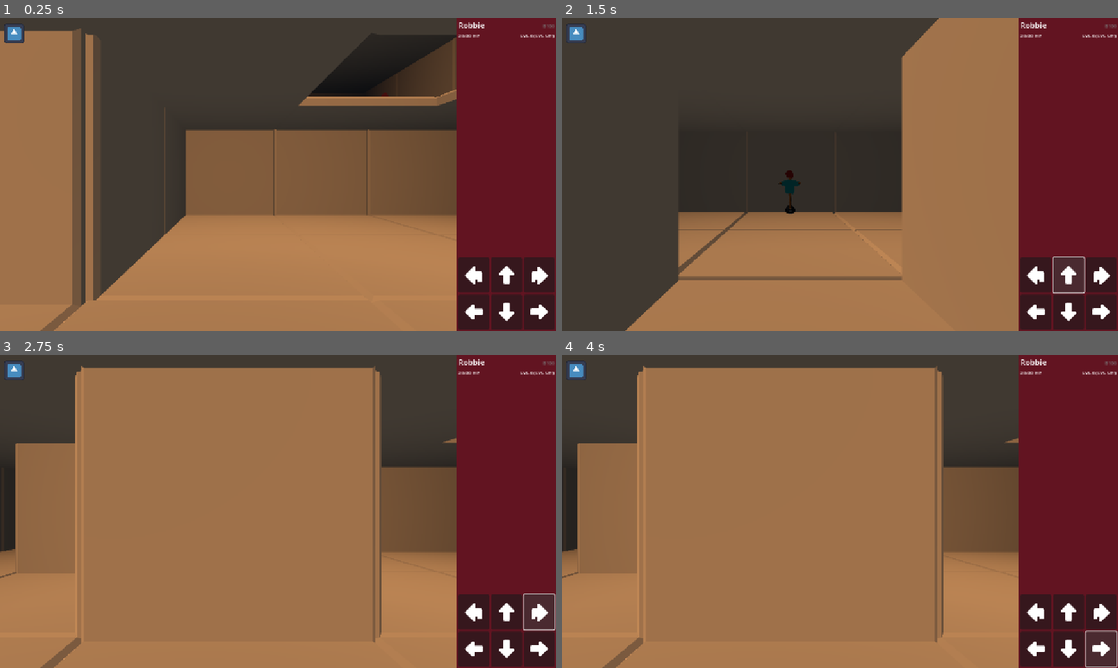
Above: before the commit, frames 1-4 (two rows, left to right).
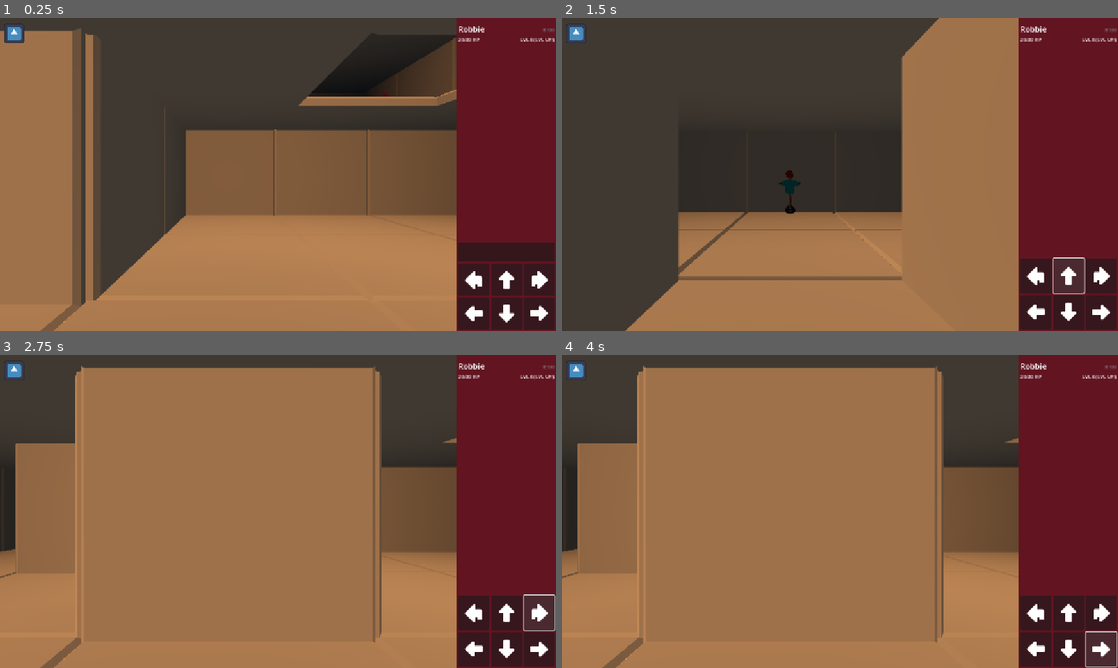
Above: after the commit, the same moments.

Repository: local-minimum/geriatric-crawler
Game: Godot game, scene res://main.tscn
The game is run twice, just before and just after one commit, with the same random seed, the same clock (stepped at 60 frames per second) and the same inputs. The engine's default icon, where the game draws it, is replaced by a stand-in: a white triangle on a blue panel in a dark square.
Inputs (mouse positions are in pixels of both pictures, inside the frame that each line leads up to; where the layout moved, square brackets give the same spot in the first picture):
- Up to frame 1 (0.25 s): no input
- Up to frame 2 (1.5 s): click (1034, 277) [1034, 274] at 0.5 s; click (1067, 274) at 1.25 s
- Up to frame 3 (2.75 s): click (539, 611) at 2 s
- Up to frame 4 (4 s): click (1034, 649) at 2.75 s; click (1101, 649) at 3.5 s

The runs differ from the first frame. In frame 1, 1.9% of the frame differs, in the area x 82-100%, y 1-98%; in frame 2, 0.7%; in frame 3, 0.7%; in frame 4, 0.6%.

Commit message:
initiate work on compass

Diff:
--- a/scenes/ui/exploration_ui.tscn
+++ b/scenes/ui/exploration_ui.tscn
@@ -1,8 +1,10 @@
-[gd_scene load_steps=9 format=3 uid="uid://d3iceirfj21qw"]
+[gd_scene load_steps=11 format=3 uid="uid://d3iceirfj21qw"]
 
 [ext_resource type="Script" uid="uid://dng6kx20nqasv" path="res://scripts/ui/exploration_ui.gd" id="1_jvesw"]
 [ext_resource type="Texture2D" uid="uid://37t534r3ua0p" path="res://sprites/kenny game icons/open-xflipped.png" id="2_m3jmt"]
 [ext_resource type="Script" uid="uid://ds0xko5iuludm" path="res://scripts/ui/exploration_robot_ui.gd" id="2_rfm22"]
+[ext_resource type="Script" uid="uid://b8urty4ia3p2j" path="res://scripts/ui/compass_ui.gd" id="3_4stpx"]
+[ext_resource type="Texture2D" uid="uid://bwji56lm10win" path="res://sprites/buttons/separator.png" id="3_eifl5"]
 [ext_resource type="Texture2D" uid="uid://cev0382nhv46i" path="res://sprites/kenny game icons/arrowUp.png" id="3_rfm22"]
 [ext_resource type="Texture2D" uid="uid://davhidpjbpjq2" path="res://sprites/kenny game icons/open.png" id="4_eifl5"]
 [ext_resource type="Texture2D" uid="uid://bowjve07f2wq0" path="res://sprites/kenny game icons/arrowLeft.png" id="5_4stpx"]
@@ -42,6 +44,11 @@
 [node name="VBoxContainer" type="VBoxContainer" parent="MarginContainer"]
 layout_mode = 2
 theme_override_constants/separation = 4
+
+[node name="Top Margin" type="Control" parent="MarginContainer/VBoxContainer"]
+custom_minimum_size = Vector2(0, 4)
+layout_mode = 2
+size_flags_stretch_ratio = 3.0
 
 [node name="RobotInfo" type="VBoxContainer" parent="MarginContainer/VBoxContainer" node_paths=PackedStringArray("_exploration_ui", "_name_label", "_model_label", "_health_label", "_level_label")]
 layout_mode = 2
@@ -102,6 +109,348 @@
 layout_mode = 2
 size_flags_vertical = 3
 size_flags_stretch_ratio = 3.0
+
+[node name="CompassModule" type="ColorRect" parent="MarginContainer/VBoxContainer" node_paths=PackedStringArray("exploration_ui", "cardinal_north", "cardinal_south", "cardinal_west", "cardinal_east", "cardinal_up", "cardinal_down", "spacers_north_west", "spacers_north_east", "spacers_south_west", "spacers_south_east", "spacers_north_up", "spacers_south_up", "spacers_west_up", "spacers_east_up", "spacers_north_down", "spacers_south_down", "spacers_west_down", "spacers_east_down")]
+clip_contents = true
+custom_minimum_size = Vector2(0, 40)
+layout_mode = 2
+color = Color(0.09, 0.09, 0.09, 0.6)
+script = ExtResource("3_4stpx")
+exploration_ui = NodePath("../../..")
+cardinal_north = NodePath("MarginContainer/Control/Cardinal Label N")
+cardinal_south = NodePath("MarginContainer/Control/Cardinal Label S")
+cardinal_west = NodePath("MarginContainer/Control/Cardinal Label W")
+cardinal_east = NodePath("MarginContainer/Control/Cardinal Label E")
+cardinal_up = NodePath("MarginContainer/Control/Cardinal Label U")
+cardinal_down = NodePath("MarginContainer/Control/Cardinal Label D")
+spacers_north_west = [NodePath("MarginContainer/Control/Marker NNW"), NodePath("MarginContainer/Control/Marker NWW")]
+spacers_north_east = [NodePath("MarginContainer/Control/Marker NNE"), NodePath("MarginContainer/Control/Marker NEE")]
+spacers_south_west = [NodePath("MarginContainer/Control/Marker SSW"), NodePath("MarginContainer/Control/Marker SWW")]
+spacers_south_east = [NodePath("MarginContainer/Control/Marker SSE"), NodePath("MarginContainer/Control/Marker SEE")]
+spacers_north_up = [NodePath("MarginContainer/Control/Marker NNU"), NodePath("MarginContainer/Control/Marker NUU")]
+spacers_south_up = [NodePath("MarginContainer/Control/Marker SSU"), NodePath("MarginContainer/Control/Marker SUU")]
+spacers_west_up = [NodePath("MarginContainer/Control/Marker WWU"), NodePath("MarginContainer/Control/Marker WUU")]
+spacers_east_up = [NodePath("MarginContainer/Control/Marker EEU"), NodePath("MarginContainer/Control/Marker EUU")]
+spacers_north_down = [NodePath("MarginContainer/Control/Marker NND"), NodePath("MarginContainer/Control/Marker NDD")]
+spacers_south_down = [NodePath("MarginContainer/Control/Marker SSD"), NodePath("MarginContainer/Control/Marker SDD")]
+spacers_west_down = [NodePath("MarginContainer/Control/Marker WWD"), NodePath("MarginContainer/Control/Marker WDD")]
+spacers_east_down = [NodePath("MarginContainer/Control/Marker EED"), NodePath("MarginContainer/Control/Marker EDD")]
+
+[node name="MarginContainer" type="MarginContainer" parent="MarginContainer/VBoxContainer/CompassModule"]
+layout_mode = 1
+anchors_preset = 15
+anchor_right = 1.0
+anchor_bottom = 1.0
+grow_horizontal = 2
+grow_vertical = 2
+theme_override_constants/margin_left = 4
+theme_override_constants/margin_top = 2
+theme_override_constants/margin_right = 4
+theme_override_constants/margin_bottom = 2
+
+[node name="Control" type="Control" parent="MarginContainer/VBoxContainer/CompassModule/MarginContainer"]
+clip_contents = true
+layout_mode = 2
+
+[node name="Cardinal Label N" type="Label" parent="MarginContainer/VBoxContainer/CompassModule/MarginContainer/Control"]
+layout_mode = 1
+anchors_preset = 4
+anchor_top = 0.5
+anchor_bottom = 0.5
+offset_top = -11.5
+offset_right = 23.0
+offset_bottom = 11.5
+grow_vertical = 2
+theme_override_font_sizes/font_size = 20
+text = "N"
+horizontal_alignment = 1
+vertical_alignment = 1
+
+[node name="Cardinal Label S" type="Label" parent="MarginContainer/VBoxContainer/CompassModule/MarginContainer/Control"]
+layout_mode = 1
+anchors_preset = 4
+anchor_top = 0.5
+anchor_bottom = 0.5
+offset_top = -11.5
+offset_right = 23.0
+offset_bottom = 11.5
+grow_vertical = 2
+theme_override_font_sizes/font_size = 20
+text = "S"
+horizontal_alignment = 1
+vertical_alignment = 1
+
+[node name="Cardinal Label W" type="Label" parent="MarginContainer/VBoxContainer/CompassModule/MarginContainer/Control"]
+layout_mode = 1
+anchors_preset = 4
+anchor_top = 0.5
+anchor_bottom = 0.5
+offset_top = -11.5
+offset_right = 23.0
+offset_bottom = 11.5
+grow_vertical = 2
+theme_override_font_sizes/font_size = 20
+text = "W"
+horizontal_alignment = 1
+vertical_alignment = 1
+
+[node name="Cardinal Label E" type="Label" parent="MarginContainer/VBoxContainer/CompassModule/MarginContainer/Control"]
+layout_mode = 1
+anchors_preset = 4
+anchor_top = 0.5
+anchor_bottom = 0.5
+offset_top = -11.5
+offset_right = 23.0
+offset_bottom = 11.5
+grow_vertical = 2
+theme_override_font_sizes/font_size = 20
+text = "E"
+horizontal_alignment = 1
+vertical_alignment = 1
+
+[node name="Cardinal Label U" type="Label" parent="MarginContainer/VBoxContainer/CompassModule/MarginContainer/Control"]
+layout_mode = 1
+anchors_preset = 4
+anchor_top = 0.5
+anchor_bottom = 0.5
+offset_top = -11.5
+offset_right = 23.0
+offset_bottom = 11.5
+grow_vertical = 2
+theme_override_font_sizes/font_size = 20
+text = "U"
+horizontal_alignment = 1
+vertical_alignment = 1
+
+[node name="Cardinal Label D" type="Label" parent="MarginContainer/VBoxContainer/CompassModule/MarginContainer/Control"]
+layout_mode = 1
+anchors_preset = 4
+anchor_top = 0.5
+anchor_bottom = 0.5
+offset_top = -11.5
+offset_right = 23.0
+offset_bottom = 11.5
+grow_vertical = 2
+theme_override_font_sizes/font_size = 20
+text = "D"
+horizontal_alignment = 1
+vertical_alignment = 1
+
+[node name="Marker NNE" type="TextureRect" parent="MarginContainer/VBoxContainer/CompassModule/MarginContainer/Control"]
+visible = false
+layout_mode = 0
+offset_right = 6.0
+offset_bottom = 6.0
+texture = ExtResource("3_eifl5")
+expand_mode = 3
+stretch_mode = 5
+
+[node name="Marker NEE" type="TextureRect" parent="MarginContainer/VBoxContainer/CompassModule/MarginContainer/Control"]
+visible = false
+layout_mode = 0
+offset_right = 6.0
+offset_bottom = 6.0
+texture = ExtResource("3_eifl5")
+expand_mode = 3
+stretch_mode = 5
+
+[node name="Marker SEE" type="TextureRect" parent="MarginContainer/VBoxContainer/CompassModule/MarginContainer/Control"]
+visible = false
+layout_mode = 0
+offset_right = 6.0
+offset_bottom = 6.0
+texture = ExtResource("3_eifl5")
+expand_mode = 3
+stretch_mode = 5
+
+[node name="Marker SSE" type="TextureRect" parent="MarginContainer/VBoxContainer/CompassModule/MarginContainer/Control"]
+visible = false
+layout_mode = 0
+offset_right = 6.0
+offset_bottom = 6.0
+texture = ExtResource("3_eifl5")
+expand_mode = 3
+stretch_mode = 5
+
+[node name="Marker SSW" type="TextureRect" parent="MarginContainer/VBoxContainer/CompassModule/MarginContainer/Control"]
+visible = false
+layout_mode = 0
+offset_right = 6.0
+offset_bottom = 6.0
+texture = ExtResource("3_eifl5")
+expand_mode = 3
+stretch_mode = 5
+
+[node name="Marker SWW" type="TextureRect" parent="MarginContainer/VBoxContainer/CompassModule/MarginContainer/Control"]
+visible = false
+layout_mode = 0
+offset_right = 6.0
+offset_bottom = 6.0
+texture = ExtResource("3_eifl5")
+expand_mode = 3
+stretch_mode = 5
+
+[node name="Marker NWW" type="TextureRect" parent="MarginContainer/VBoxContainer/CompassModule/MarginContainer/Control"]
+visible = false
+layout_mode = 0
+offset_right = 6.0
+offset_bottom = 6.0
+texture = ExtResource("3_eifl5")
+expand_mode = 3
+stretch_mode = 5
+
+[node name="Marker NNW" type="TextureRect" parent="MarginContainer/VBoxContainer/CompassModule/MarginContainer/Control"]
+visible = false
+layout_mode = 0
+offset_right = 6.0
+offset_bottom = 6.0
+texture = ExtResource("3_eifl5")
+expand_mode = 3
+stretch_mode = 5
+
+[node name="Marker NNU" type="TextureRect" parent="MarginContainer/VBoxContainer/CompassModule/MarginContainer/Control"]
+visible = false
+layout_mode = 0
+offset_right = 6.0
+offset_bottom = 6.0
+texture = ExtResource("3_eifl5")
+expand_mode = 3
+stretch_mode = 5
+
+[node name="Marker NUU" type="TextureRect" parent="MarginContainer/VBoxContainer/CompassModule/MarginContainer/Control"]
+visible = false
+layout_mode = 0
+offset_right = 6.0
+offset_bottom = 6.0
+texture = ExtResource("3_eifl5")
+expand_mode = 3
+stretch_mode = 5
+
+[node name="Marker SUU" type="TextureRect" parent="MarginContainer/VBoxContainer/CompassModule/MarginContainer/Control"]
+visible = false
+layout_mode = 0
+offset_right = 6.0
+offset_bottom = 6.0
+texture = ExtResource("3_eifl5")
+expand_mode = 3
+stretch_mode = 5
+
+[node name="Marker SSU" type="TextureRect" parent="MarginContainer/VBoxContainer/CompassModule/MarginContainer/Control"]
+visible = false
+layout_mode = 0
+offset_right = 6.0
+offset_bottom = 6.0
+texture = ExtResource("3_eifl5")
+expand_mode = 3
+stretch_mode = 5
+
+[node name="Marker WWU" type="TextureRect" parent="MarginContainer/VBoxContainer/CompassModule/MarginContainer/Control"]
+visible = false
+layout_mode = 0
+offset_right = 6.0
+offset_bottom = 6.0
+texture = ExtResource("3_eifl5")
+expand_mode = 3
+stretch_mode = 5
+
+[node name="Marker WUU" type="TextureRect" parent="MarginContainer/VBoxContainer/CompassModule/MarginContainer/Control"]
+visible = false
+layout_mode = 0
+offset_right = 6.0
+offset_bottom = 6.0
+texture = ExtResource("3_eifl5")
+expand_mode = 3
+stretch_mode = 5
+
+[node name="Marker EUU" type="TextureRect" parent="MarginContainer/VBoxContainer/CompassModule/MarginContainer/Control"]
+visible = false
+layout_mode = 0
+offset_right = 6.0
+offset_bottom = 6.0
+texture = ExtResource("3_eifl5")
+expand_mode = 3
+stretch_mode = 5
+
+[node name="Marker EEU" type="TextureRect" parent="MarginContainer/VBoxContainer/CompassModule/MarginContainer/Control"]
+visible = false
+layout_mode = 0
+offset_right = 6.0
+offset_bottom = 6.0
+texture = ExtResource("3_eifl5")
+expand_mode = 3
+stretch_mode = 5
+
+[node name="Marker NND" type="TextureRect" parent="MarginContainer/VBoxContainer/CompassModule/MarginContainer/Control"]
+visible = false
+layout_mode = 0
+offset_right = 6.0
+offset_bottom = 6.0
+texture = ExtResource("3_eifl5")
+expand_mode = 3
+stretch_mode = 5
+
+[node name="Marker NDD" type="TextureRect" parent="MarginContainer/VBoxContainer/CompassModule/MarginContainer/Control"]
+visible = false
+layout_mode = 0
+offset_right = 6.0
+offset_bottom = 6.0
+texture = ExtResource("3_eifl5")
+expand_mode = 3
+stretch_mode = 5
+
+[node name="Marker SDD" type="TextureRect" parent="MarginContainer/VBoxContainer/CompassModule/MarginContainer/Control"]
+visible = false
+layout_mode = 0
+offset_right = 6.0
+offset_bottom = 6.0
+texture = ExtResource("3_eifl5")
+expand_mode = 3
+stretch_mode = 5
+
+[node name="Marker SSD" type="TextureRect" parent="MarginContainer/VBoxContainer/CompassModule/MarginContainer/Control"]
+visible = false
+layout_mode = 0
+offset_right = 6.0
+offset_bottom = 6.0
+texture = ExtResource("3_eifl5")
+expand_mode = 3
+stretch_mode = 5
+
+[node name="Marker WWD" type="TextureRect" parent="MarginContainer/VBoxContainer/CompassModule/MarginContainer/Control"]
+visible = false
+layout_mode = 0
+offset_right = 6.0
+offset_bottom = 6.0
+texture = ExtResource("3_eifl5")
+expand_mode = 3
+stretch_mode = 5
+
+[node name="Marker WDD" type="TextureRect" parent="MarginContainer/VBoxContainer/CompassModule/MarginContainer/Control"]
+visible = false
+layout_mode = 0
+offset_right = 6.0
+offset_bottom = 6.0
+texture = ExtResource("3_eifl5")
+expand_mode = 3
+stretch_mode = 5
+
+[node name="Marker EDD" type="TextureRect" parent="MarginContainer/VBoxContainer/CompassModule/MarginContainer/Control"]
+visible = false
+layout_mode = 0
+offset_right = 6.0
+offset_bottom = 6.0
+texture = ExtResource("3_eifl5")
+expand_mode = 3
+stretch_mode = 5
+
+[node name="Marker EED" type="TextureRect" parent="MarginContainer/VBoxContainer/CompassModule/MarginContainer/Control"]
+visible = false
+layout_mode = 0
+offset_right = 6.0
+offset_bottom = 6.0
+texture = ExtResource("3_eifl5")
+expand_mode = 3
+stretch_mode = 5
 
 [node name="Exploration Movement Controls" type="GridContainer" parent="MarginContainer/VBoxContainer"]
 layout_mode = 2
--- a/scripts/gridded_level/entities/grid_entity.gd
+++ b/scripts/gridded_level/entities/grid_entity.gd
@@ -3,6 +3,13 @@
 
 signal on_move_start(entity: GridEntity)
 signal on_move_end(entity: GridEntity)
+signal on_update_orientation(
+    entity: GridEntity,
+    old_down: CardinalDirections.CardinalDirection,
+    down: CardinalDirections.CardinalDirection,
+    old_forward: CardinalDirections.CardinalDirection,
+    forward: CardinalDirections.CardinalDirection,
+)
 
 const _LOOK_DIRECTION_KEY: String = "look_direction"
 const _DOWN_KEY: String = "down"
@@ -10,10 +17,16 @@
 const _COORDINATES_KEY: String = "coordinates"
 
 @export
-var look_direction: CardinalDirections.CardinalDirection
-
-@export
-var down: CardinalDirections.CardinalDirection = CardinalDirections.CardinalDirection.DOWN
+var look_direction: CardinalDirections.CardinalDirection:
+    set(value):
+        on_update_orientation.emit(self, down, down, look_direction, value)
+        look_direction = value
+
+@export
+var down: CardinalDirections.CardinalDirection = CardinalDirections.CardinalDirection.DOWN:
+    set(value):
+        on_update_orientation.emit(self, down, value, look_direction, look_direction)
+        down = value
 
 @export
 var transportation_abilities: TransportationMode
--- /dev/null
+++ b/scripts/ui/compass_ui.gd
@@ -0,0 +1,209 @@
+extends Control
+class_name CompassUI
+
+@export
+var exploration_ui: ExplorationUI
+
+@export
+var cardinal_north: Control
+
+@export
+var cardinal_south: Control
+
+@export
+var cardinal_west: Control
+
+@export
+var cardinal_east: Control
+
+@export
+var cardinal_up: Control
+
+@export
+var cardinal_down: Control
+
+@export
+var spacers_north_west: Array[Control]
+
+@export
+var spacers_north_east: Array[Control]
+
+@export
+var spacers_south_west: Array[Control]
+
+@export
+var spacers_south_east: Array[Control]
+
+@export
+var spacers_north_up: Array[Control]
+
+@export
+var spacers_south_up: Array[Control]
+
+@export
+var spacers_west_up: Array[Control]
+
+@export
+var spacers_east_up: Array[Control]
+
+@export
+var spacers_north_down: Array[Control]
+
+@export
+var spacers_south_down: Array[Control]
+
+@export
+var spacers_west_down: Array[Control]
+
+@export
+var spacers_east_down: Array[Control]
+
+func _ready() -> void:
+    var start_anchor: Vector2 = _get_coordinates(CompassCardinalLabelPosition.UP)
+    for direction: CardinalDirections.CardinalDirection in CardinalDirections.ALL_DIRECTIONS:
+        var label: Control = _get_cardinal(direction)
+        label.global_position = start_anchor
+
+    if exploration_ui.level.on_change_player.connect(_handle_new_player) != OK:
+        push_error("Failed to connect on change player")
+
+    _handle_new_player()
+
+func _handle_new_player() -> void:
+    var player: GridPlayer = exploration_ui.level.player
+    if player.on_update_orientation.connect(_handle_update_orientation) != OK:
+        push_error("Failed to connect on move start")
+
+func _handle_update_orientation(
+    _entity: GridEntity,
+    old_down: CardinalDirections.CardinalDirection,
+    down: CardinalDirections.CardinalDirection,
+    old_forward: CardinalDirections.CardinalDirection,
+    forward: CardinalDirections.CardinalDirection,
+) -> void:
+    if _entity is GridPlayer:
+        var player: GridPlayer = _entity
+        if player.robot.get_skill_level("mapping") < 1:
+            visible = false
+            return
+    else:
+        return
+
+    visible = true
+
+    if down == old_down:
+        _animate_planar_rotation(down, old_forward, forward)
+
+func _animate_planar_rotation(
+    down: CardinalDirections.CardinalDirection,
+    old_forward: CardinalDirections.CardinalDirection,
+    forward: CardinalDirections.CardinalDirection,
+) -> void:
+    var old_left: CardinalDirections.CardinalDirection = CardinalDirections.yaw_ccw(old_forward, down)[0]
+    var left: CardinalDirections.CardinalDirection = CardinalDirections.yaw_ccw(forward, down)[0]
+    var old_right: CardinalDirections.CardinalDirection = CardinalDirections.yaw_cw(old_forward, down)[0]
+    var right: CardinalDirections.CardinalDirection = CardinalDirections.yaw_cw(forward, down)[0]
+
+    var tween: Tween = get_tree().create_tween()
+
+    var left_coords: Vector2 = _get_coordinates(CompassCardinalLabelPosition.LEFT)
+    var mid_coords: Vector2 = _get_coordinates(CompassCardinalLabelPosition.MID)
+    var right_coords: Vector2 = _get_coordinates(CompassCardinalLabelPosition.RIGHT)
+
+    var animation_duration: float = 0.3
+
+    if old_forward == left:
+        var far_left_coords: Vector2 = _get_coordinates(CompassCardinalLabelPosition.FAR_LEFT)
+        tween.tween_property(_get_cardinal(old_forward), "global_position", left_coords, animation_duration)
+        tween.tween_property(_get_cardinal(old_left), "global_position", far_left_coords, animation_duration)
+        var right_label: Control = _get_cardinal(right)
+        right_label.position = _get_coordinates(CompassCardinalLabelPosition.FAR_RIGHT)
+        tween.tween_property(right_label, "global_position", right_coords, animation_duration)
+    else:
+        var far_right_coords: Vector2 = _get_coordinates(CompassCardinalLabelPosition.FAR_RIGHT)
+        tween.tween_property(_get_cardinal(old_forward), "global_position", right_coords, animation_duration)
+        tween.tween_property(_get_cardinal(old_right), "global_position", far_right_coords, animation_duration)
+        var left_label: Control = _get_cardinal(left)
+        left_label.position = _get_coordinates(CompassCardinalLabelPosition.FAR_LEFT)
+        tween.tween_property(left_label, "global_position", left_coords, animation_duration)
+
+    tween.tween_property(_get_cardinal(forward), "global_position", mid_coords, animation_duration)
+
+
+func _get_cardinal(direction: CardinalDirections.CardinalDirection) -> Control:
+    match direction:
+        CardinalDirections.CardinalDirection.NORTH: return cardinal_north
+        CardinalDirections.CardinalDirection.SOUTH: return cardinal_south
+        CardinalDirections.CardinalDirection.WEST: return cardinal_west
+        CardinalDirections.CardinalDirection.EAST: return cardinal_east
+        CardinalDirections.CardinalDirection.UP: return cardinal_up
+        CardinalDirections.CardinalDirection.DOWN: return cardinal_down
+
+    return null
+
+func _get_spacers(from: CardinalDirections.CardinalDirection, to: CardinalDirections.CardinalDirection) -> Array[Control]:
+    match from:
+        CardinalDirections.CardinalDirection.NORTH:
+            match to:
+                CardinalDirections.CardinalDirection.WEST: return spacers_north_west
+                CardinalDirections.CardinalDirection.EAST: return spacers_north_east
+                CardinalDirections.CardinalDirection.UP: return spacers_north_up
+                CardinalDirections.CardinalDirection.DOWN: return spacers_north_down
+        CardinalDirections.CardinalDirection.SOUTH:
+            match to:
+                CardinalDirections.CardinalDirection.WEST: return spacers_south_west
+                CardinalDirections.CardinalDirection.EAST: return spacers_south_east
+                CardinalDirections.CardinalDirection.UP: return spacers_south_up
+                CardinalDirections.CardinalDirection.DOWN: return spacers_south_down
+        CardinalDirections.CardinalDirection.WEST:
+            match to:
+                CardinalDirections.CardinalDirection.NORTH: return [spacers_north_west[1], spacers_north_west[0]]
+                CardinalDirections.CardinalDirection.SOUTH: return [spacers_south_west[1], spacers_south_west[0]]
+                CardinalDirections.CardinalDirection.UP: return spacers_west_up
+                CardinalDirections.CardinalDirection.DOWN: return spacers_west_down
+        CardinalDirections.CardinalDirection.EAST:
+            match to:
+                CardinalDirections.CardinalDirection.NORTH: return [spacers_north_east[1], spacers_north_east[0]]
+                CardinalDirections.CardinalDirection.SOUTH: return [spacers_south_east[1], spacers_south_east[0]]
+                CardinalDirections.CardinalDirection.UP: return spacers_east_up
+                CardinalDirections.CardinalDirection.DOWN: return spacers_east_down
+        CardinalDirections.CardinalDirection.UP:
+            match to:
+                CardinalDirections.CardinalDirection.NORTH: return [spacers_north_up[1], spacers_north_up[0]]
+                CardinalDirections.CardinalDirection.SOUTH: return [spacers_south_up[1], spacers_south_up[0]]
+                CardinalDirections.CardinalDirection.WEST: return [spacers_west_up[1], spacers_west_up[0]]
+                CardinalDirections.CardinalDirection.EAST: return [spacers_east_up[1], spacers_east_up[0]]
+        CardinalDirections.CardinalDirection.DOWN:
+            match to:
+                CardinalDirections.CardinalDirection.NORTH: return [spacers_north_down[1], spacers_north_down[0]]
+                CardinalDirections.CardinalDirection.SOUTH: return [spacers_south_down[1], spacers_south_down[0]]
+                CardinalDirections.CardinalDirection.WEST: return [spacers_west_down[1], spacers_west_down[0]]
+                CardinalDirections.CardinalDirection.EAST: return [spacers_east_down[1], spacers_east_down[0]]
+
+    push_error("%s and %s are not next to each other" % [
+        CardinalDirections.name(from),
+        CardinalDirections.name(to),
+    ])
+
+    return []
+
+enum CompassCardinalLabelPosition {FAR_LEFT, LEFT, MID, RIGHT, FAR_RIGHT, UP, DOWN}
+
+func _get_coordinates(label_position: CompassCardinalLabelPosition) -> Vector2:
+    var rect: Rect2 = get_global_rect()
+    var center: Vector2 = rect.get_center()
+    # We need some space to edge
+    var offset: float = rect.size.x * 0.4
+    var far_offset: float = rect.size.x * 0.7
+
+    match label_position:
+        CompassCardinalLabelPosition.MID: return center
+        CompassCardinalLabelPosition.LEFT: return center + Vector2.LEFT * offset
+        CompassCardinalLabelPosition.RIGHT: return center + Vector2.RIGHT * offset
+        CompassCardinalLabelPosition.FAR_LEFT: return center + Vector2.LEFT * far_offset
+        CompassCardinalLabelPosition.FAR_RIGHT: return center + Vector2.RIGHT * far_offset
+        CompassCardinalLabelPosition.UP: return center + Vector2.UP * offset
+        CompassCardinalLabelPosition.DOWN: return center + Vector2.DOWN * offset
+        _:
+            push_error("Position %s not handled" % label_position)
+            return center
Not shown, added: scripts/ui/compass_ui.gd.uid
